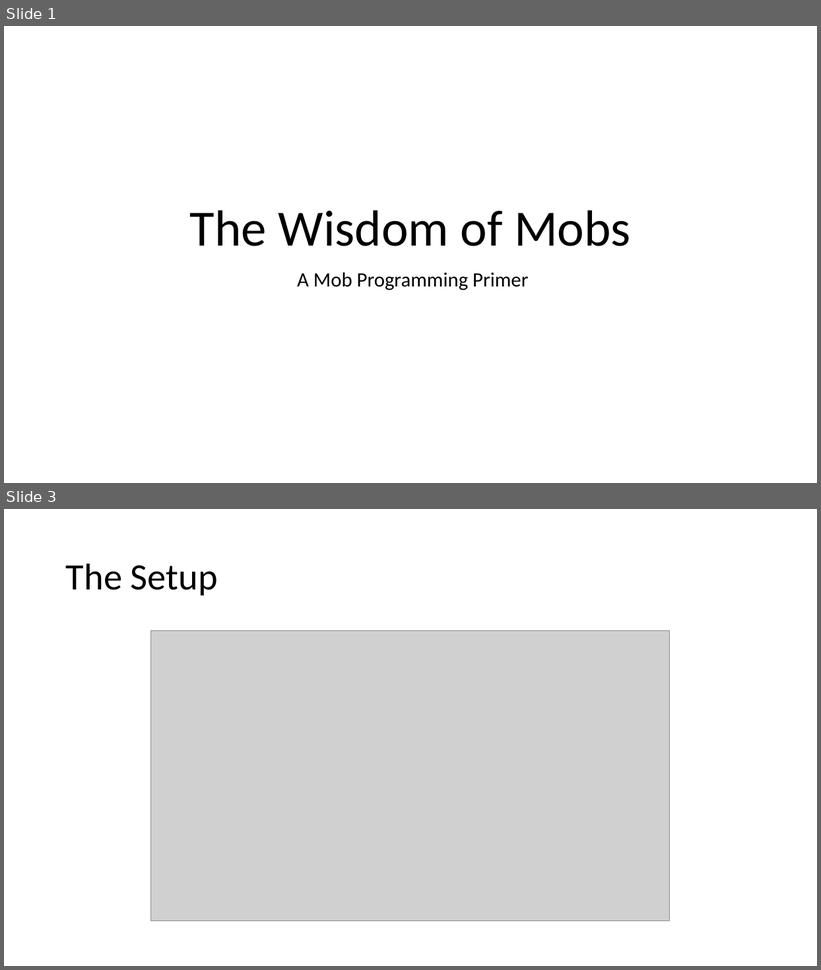
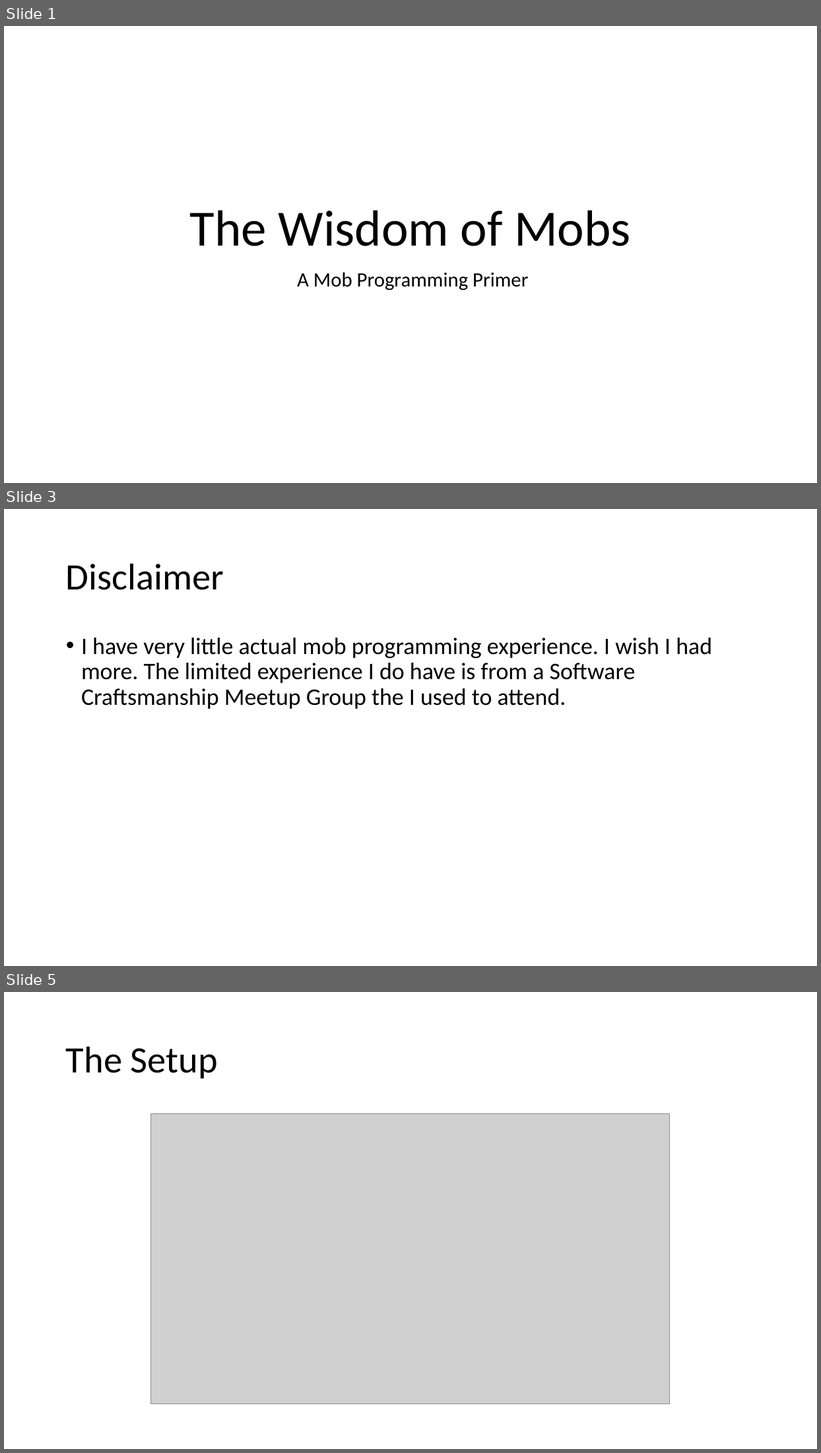
Before and after one commit to jonathan-r-jones/Mob-Programming-Demo, a slide deck: mob.pptx. Shown one above the other, each under a label of ours: slides 1 and 3 before the commit, slides 1, 3 and 5 after it; the slides between them are not shown. The pictures are 821x970 and 821x1453 pixels, drawn with LibreOffice and Linux fonts; fonts in the diff are those of the drawing; grey boxes stand for pictures. Boxes give left, top, right and bottom in pixels: in the first picture for what was removed or moved away, otherwise in the second. Text is boxed around its words. In the diff, an @@ line names an element or a change of style, - is before the commit and + after.

```diff
--- a/mob.pptx
+++ b/mob.pptx
@@ slide 3 added at bbox=[4, 509, 817, 966], background #FFFFFF @@
@@ title added at bbox=[66, 563, 224, 590], 44 pt, text #000000 @@
+Disclaimer
@@ text added at bbox=[81, 638, 712, 709], 28 pt, text #000000 @@
+• I have very little actual mob programming experience. I wish I had more. The limited experience I do have is from a Software Craftsmanship Meetup Group the I used to attend.
@@ what was slide 3 is now slide 5 @@
```
Also in this commit, not shown: 3 slides changed, 3 other slides added.
